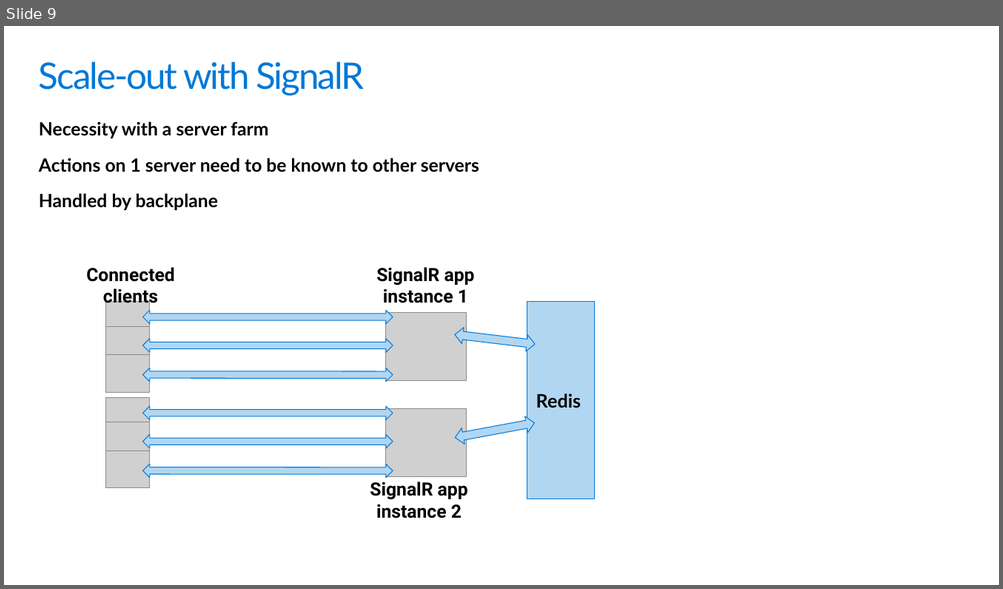
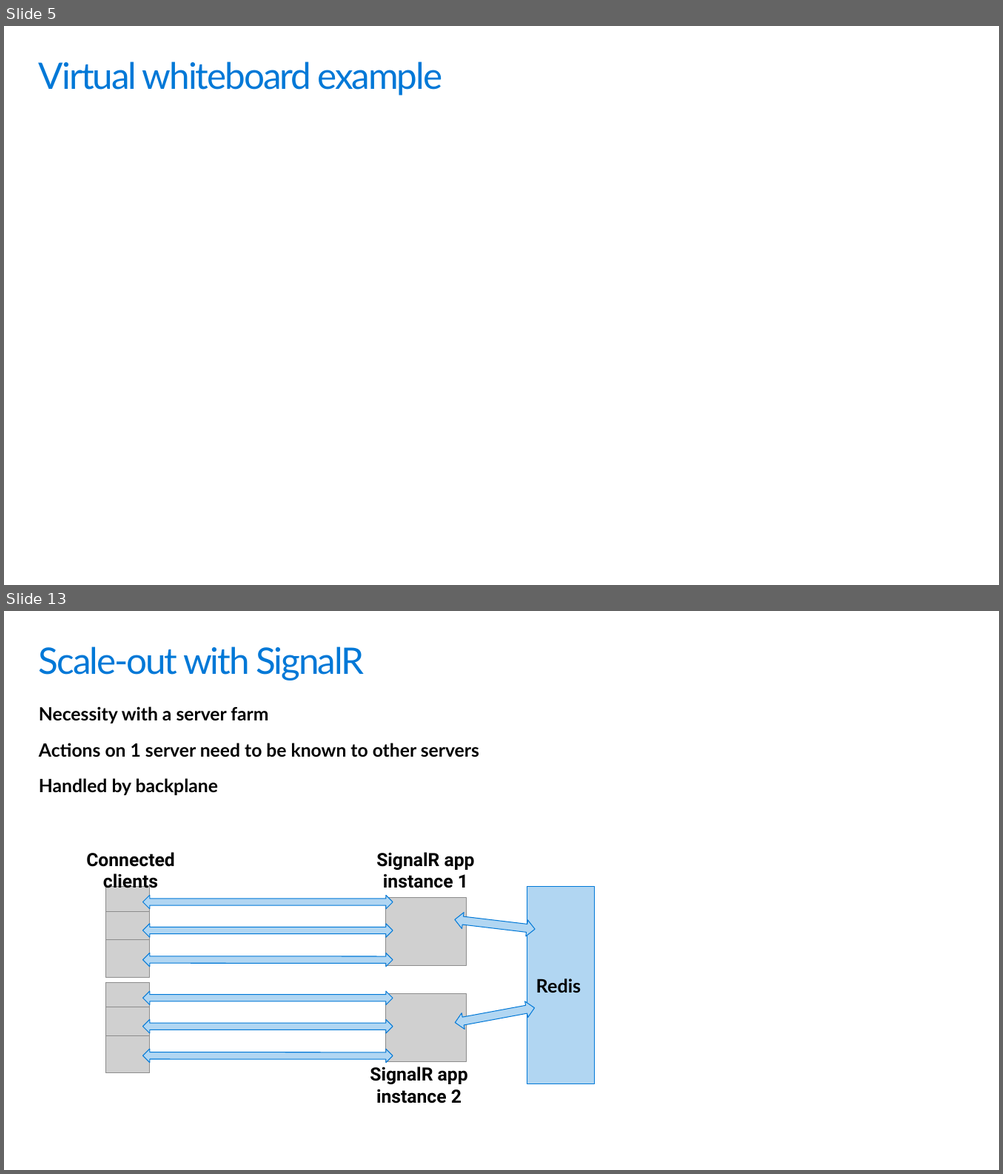
Before and after one commit to scottaddie/slide-decks, a slide deck: Building the Real-time Web with SignalR.pptx. Shown one above the other, each under a label of ours: slide 9 before the commit, slides 5 and 13 after it; the slides between them are not shown. The pictures are 1003x589 and 1003x1174 pixels, drawn with LibreOffice and Linux fonts; fonts in the diff are those of the drawing; grey boxes stand for pictures; background and template pictures are left out. Boxes give left, top, right and bottom in pixels: in the first picture for what was removed or moved away, otherwise in the second. Text is boxed around its words. In the diff, an @@ line names an element or a change of style, - is before the commit and + after.

```diff
--- a/Building the Real-time Web with SignalR.pptx
+++ b/Building the Real-time Web with SignalR.pptx
@@ slide 5 added at <box>4,26,999,585</box>, background #FFFFFF @@
@@ title added at <box>39,62,443,96</box>, 36 pt, text #0078D7 @@
+Virtual whiteboard example
@@ what was slide 9 is now slide 13 @@
```
Also in this commit, not shown: 6 slides changed, 4 other slides added.
